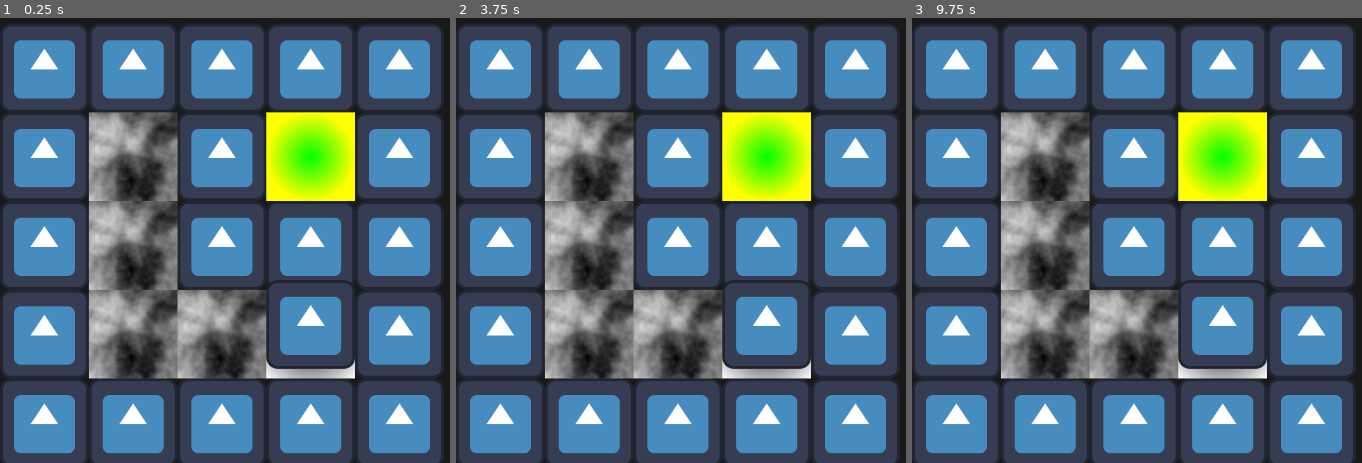
Above: before the commit, frames 1-3 (left to right).
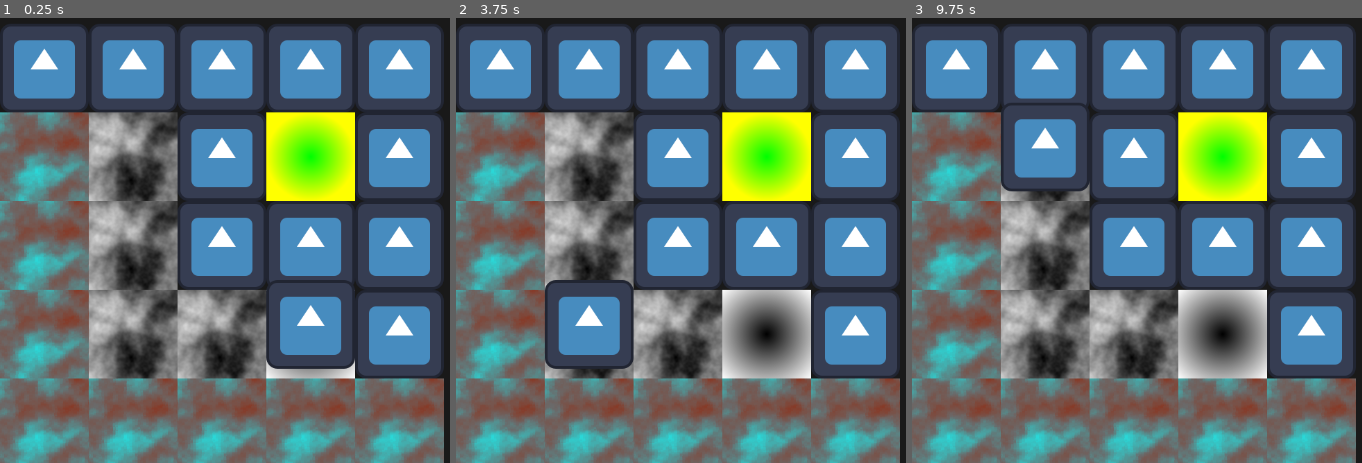
Above: after the commit, the same moments.

Repository: SomeSortOfSam/Out-of-Mind
Game: Godot game, scene res://Levels/level01.tscn
Two runs of this game, one before a commit and one after it. Both use one fixed random seed, a clock stepped at 60 frames per second and the inputs below. The engine's default icon, where the game draws it, is replaced by a stand-in: a white triangle on a blue panel in a dark square.
Inputs:
- Up to frame 1 (0.25 s): no input
- Up to frame 2 (3.75 s): tap Enter at 0.5, 2, 3.5 s; hold Right (ui_right) 0.53-1.28 s; tap Space at 1.25, 2.75 s; hold Down (ui_down) 1.28-2.03 s; hold Right (ui_right) 2.03-2.78 s; hold Up (ui_up) 2.78-3.53 s; hold Left (ui_left) from 3.53 s (still down)
- Up to frame 3 (9.75 s): tap Space at 4.25 s; release Left (ui_left) at 5.03 s; hold Down (ui_down) 5.03-5.78 s; hold Right (ui_right) 5.78-6.53 s; hold Up (ui_up) 6.53-7.28 s; hold Right (ui_right) 7.28-8.03 s; hold Down (ui_down) 8.03-8.78 s; hold Left (ui_left) 8.78-9.53 s; hold Up (ui_up) from 9.53 s (still down)

The runs differ from the first frame. In frame 1, 31% of the frame differs, in the area x 0-99%, y 21-100%; in frame 2, 38%; in frame 3, 38%.

Commit message:
Player Movement

Diff:
--- a/Level.gd
+++ b/Level.gd
@@ -12,9 +12,10 @@
 			spwan_player(cell)
 
 func spwan_player(cell : Vector2i):
-	var player : Node2D = player_scene.instantiate()
+	var player : Player = player_scene.instantiate()
 	player.position = cell * tile_set.tile_size * 1.0 + tile_set.tile_size/2.0
 	player.top_level = true
+	player.current_cell = cell
 	add_child(player)
 
 # Called every frame. 'delta' is the elapsed time since the previous frame.
--- a/Levels/level01.tscn
+++ b/Levels/level01.tscn
@@ -4,4 +4,4 @@
 
 [node name="Level" instance=ExtResource("1_g4l1a")]
 position = Vector2(0, 14)
-layer_0/tile_data = PackedInt32Array(0, 0, 0, 1, 0, 0, 2, 0, 0, 65536, 0, 0, 131072, 0, 0, 196608, 0, 0, 262144, 0, 0, 65538, 0, 0, 131074, 0, 0, 262145, 0, 0, 262146, 0, 0, 262147, 0, 0, 262148, 0, 0, 131076, 0, 0, 131075, 0, 0, 196612, …(119 unchanged characters)…
+layer_0/tile_data = PackedInt32Array(0, 0, 0, 1, 0, 0, 2, 0, 0, 65536, 1, 0, 131072, 1, 0, 196608, 1, 0, 262144, 1, 0, 65538, 0, 0, 131074, 0, 0, 262145, 1, 0, 262146, 1, 0, 262147, 1, 0, 262148, 1, 0, 131076, 0, 0, 131075, 0, 0, 196612, …(119 unchanged characters)…
--- /dev/null
+++ b/Player.gd
@@ -0,0 +1,21 @@
+class_name Player
+extends Node2D
+
+const WALL_TILE_IDS := [0,1]
+const WIN_TILE_ID := 3
+
+@onready var map : TileMap = $".."
+var current_cell : Vector2i
+var _is_moving : bool
+
+signal won
+
+# Called every frame. 'delta' is the elapsed time since the previous frame.
+func _process(delta):
+	var input : Vector2i = Vector2i(Input.get_axis("ui_left","ui_right"), Input.get_axis("ui_up","ui_down"))
+	if !_is_moving && input != Vector2i.ZERO && map.get_cell_source_id(0,current_cell + input) not in WALL_TILE_IDS:
+		print(input,current_cell)
+		current_cell += input
+		translate(input * map.tile_set.tile_size)
+		if map.get_cell_source_id(0,current_cell) == WIN_TILE_ID:
+			emit_signal("won")
--- a/Player.tscn
+++ b/Player.tscn
@@ -1,8 +1,10 @@
-[gd_scene load_steps=2 format=3 uid="uid://b8n2r5xk4334"]
+[gd_scene load_steps=3 format=3 uid="uid://b8n2r5xk4334"]
 
+[ext_resource type="Script" path="res://Player.gd" id="1_7na2c"]
 [ext_resource type="Texture2D" uid="uid://28rotrm0kvcv" path="res://icon.svg" id="1_emui3"]
 
 [node name="Player" type="Node2D"]
+script = ExtResource("1_7na2c")
 
 [node name="Sprite2D" type="Sprite2D" parent="."]
 texture = ExtResource("1_emui3")
--- a/project.godot
+++ b/project.godot
@@ -7,6 +7,16 @@
 ;   param=value ; assign values to parameters
 
 config_version=5
+
+_global_script_classes=[{
+"base": "Node2D",
+"class": &"Player",
+"language": &"GDScript",
+"path": "res://Player.gd"
+}]
+_global_script_class_icons={
+"Player": ""
+}
 
 [application]
 
